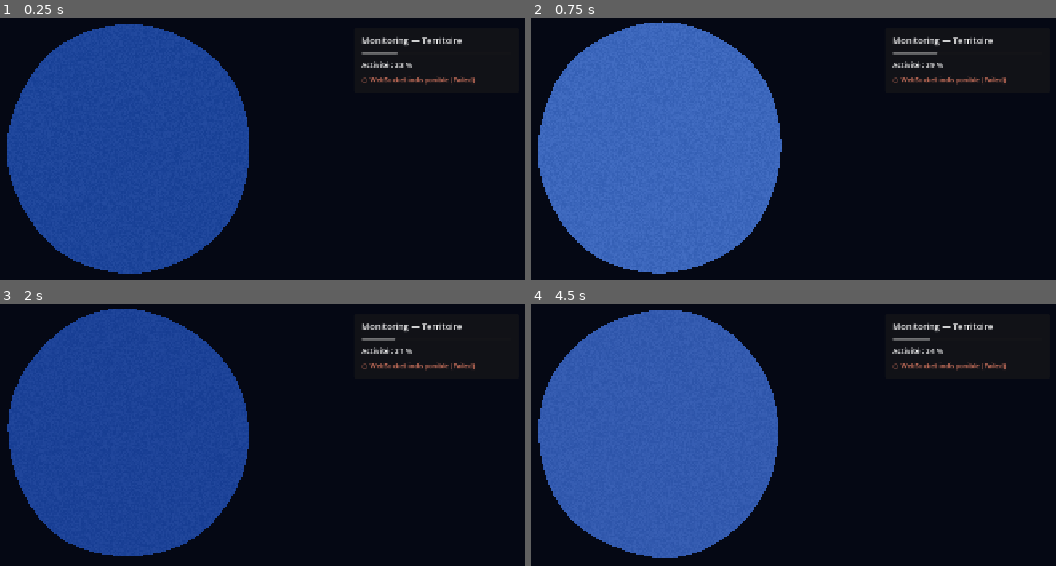
Above: before the commit, frames 1-4 (two rows, left to right).
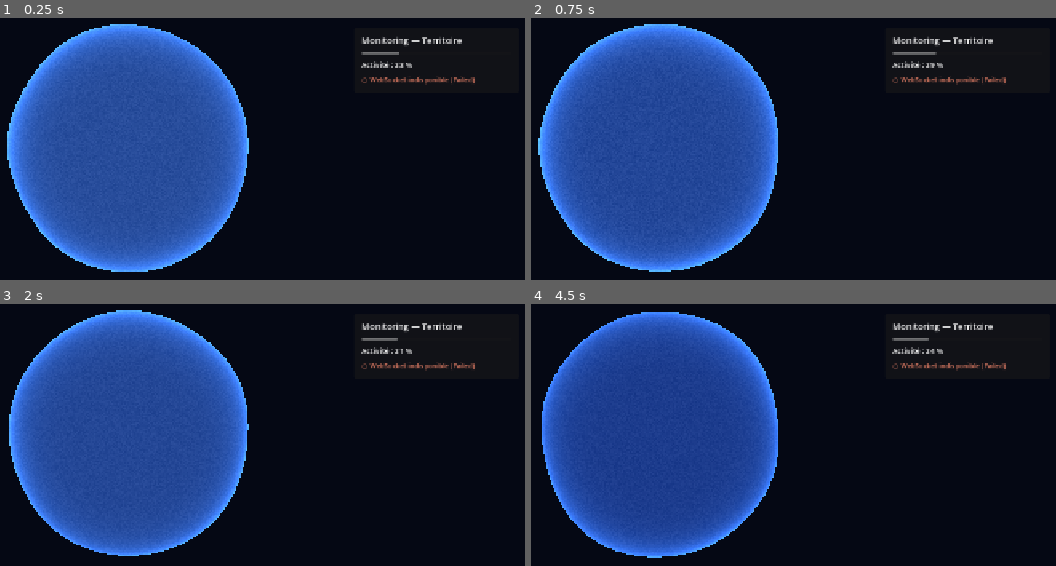
Above: after the commit, the same moments.

Repository: SovenLabs/orchestrateur
Game: Godot game, scene res://main.tscn
Two runs of this game, one before a commit and one after it. Both use one fixed random seed, a clock stepped at 60 frames per second and the inputs below.
Inputs:
- Up to frame 1 (0.25 s): no input
- Up to frame 2 (0.75 s): no input
- Up to frame 3 (2 s): no input
- Up to frame 4 (4.5 s): no input

The runs differ from the first frame. In frame 1, 12% of the frame differs, in the area x 1-76%, y 2-98%; in frame 2, 25%, in the area x 1-78%, y 1-98%; in frame 3, 10%; in frame 4, 24%.

Commit message:
Phase 16: shader v2, particules seuillees, WebSocket GDExtension (v0.17.0)

Diff:
--- a/territoire-graphique/godot-project/project.godot
+++ b/territoire-graphique/godot-project/project.godot
@@ -1,14 +1,23 @@
 ; Engine configuration file.
-; Godot 4.x — Territoire Graphique Phase 15 PoC
+; It's best edited using the editor UI and not directly,
+; since the parameters that go here are not all obvious.
+;
+; Format:
+;   [section] ; section goes between []
+;   param=value ; assign values to parameters
 
 config_version=5
+
+[animation]
+
+compatibility/default_parent_skeleton_in_mesh_instance_3d=true
 
 [application]
 
 config/name="Territoire Graphique"
 config/description="Client visuel Orchestrateur — Boule de Pixels Vivante"
 run/main_scene="res://main.tscn"
-config/features=PackedStringArray("4.3", "Forward Plus")
+config/features=PackedStringArray("4.7", "Forward Plus")
 config/icon="res://icon.svg"
 
 [autoload]
@@ -23,5 +32,4 @@
 
 [rendering]
 
-renderer/rendering_method="forward_plus"
 environment/defaults/default_clear_color=Color(0.02, 0.03, 0.08, 1)
--- a/territoire-graphique/godot-project/scripts/activity_mapper.gd
+++ b/territoire-graphique/godot-project/scripts/activity_mapper.gd
@@ -16,6 +16,10 @@
 	return clampf(base, 0.0, 1.0)
 
 
+static func clamp_intensity(value: float) -> float:
+	return clampf(value, 0.0, 1.0)
+
+
 static func fallback_idle(elapsed: float) -> float:
 	# Pulsation douce quand le daemon est hors ligne (mode dev).
-	return 0.2 + 0.1 * sin(elapsed * 1.5)
+	return clamp_intensity(0.2 + 0.1 * sin(elapsed * 1.5))
--- a/territoire-graphique/godot-project/scripts/brain_sphere.gd
+++ b/territoire-graphique/godot-project/scripts/brain_sphere.gd
@@ -1,45 +1,67 @@
 extends Node3D
-## Boule de Pixels Vivante — shader + particules réactives à l'activité daemon.
+## Boule de Pixels Vivante v2 — particules seuillées + lissage d'activité.
 
 @export var rotation_speed := 0.35
+@export var particle_activity_threshold := 0.15
+@export var smooth_speed := 5.0
+
+const MIN_PARTICLES := 8
+const MAX_PARTICLES := 280
 
 @onready var _mesh: MeshInstance3D = $Mesh
 @onready var _particles: GPUParticles3D = $Particles
 
 var activity_intensity := 0.35
+var _target_intensity := 0.35
+var _display_intensity := 0.35
 var _material: ShaderMaterial
 
 
 func _ready() -> void:
 	_material = _mesh.material_override as ShaderMaterial
-	if DaemonClient:
-		DaemonClient.activity_changed.connect(update_brain_activity)
-		update_brain_activity(activity_intensity)
+	_apply_shader_activity(_display_intensity)
 
 
 func _process(delta: float) -> void:
-	rotate_y(rotation_speed * delta * (0.5 + activity_intensity))
+	_display_intensity = lerpf(_display_intensity, _target_intensity, delta * smooth_speed)
+	activity_intensity = _display_intensity
+
+	rotate_y(rotation_speed * delta * (0.4 + _display_intensity * 0.8))
 	if _material:
 		_material.set_shader_parameter("time", Time.get_ticks_msec() / 1000.0)
-		_material.set_shader_parameter("activity", activity_intensity)
+		_apply_shader_activity(_display_intensity)
 	_update_particles()
 
 
 func update_brain_activity(intensity: float) -> void:
-	activity_intensity = clampf(intensity, 0.0, 1.0)
+	_target_intensity = ActivityMapper.clamp_intensity(intensity)
+
+
+func _apply_shader_activity(value: float) -> void:
 	if _material:
-		_material.set_shader_parameter("activity", activity_intensity)
-	_update_particles()
+		_material.set_shader_parameter("activity", value)
 
 
 func _update_particles() -> void:
 	if not _particles:
 		return
-	var amount := int(lerpf(24.0, 220.0, activity_intensity))
+
+	var above_threshold := _display_intensity >= particle_activity_threshold
+	_particles.emitting = above_threshold
+	if not above_threshold:
+		_particles.amount = 0
+		_particles.speed_scale = 0.0
+		return
+
+	var t := inverse_lerp(particle_activity_threshold, 1.0, _display_intensity)
+	var amount := int(lerpf(float(MIN_PARTICLES), float(MAX_PARTICLES), t))
 	_particles.amount = amount
+
 	var process_mat: ParticleProcessMaterial = _particles.process_material
 	if process_mat:
-		process_mat.emission_sphere_radius = lerpf(1.05, 1.35, activity_intensity)
-		process_mat.initial_velocity_min = lerpf(0.2, 1.2, activity_intensity)
-		process_mat.initial_velocity_max = lerpf(0.8, 2.5, activity_intensity)
-	_particles.speed_scale = lerpf(0.6, 1.8, activity_intensity)
+		process_mat.emission_sphere_radius = lerpf(1.02, 1.45, t)
+		process_mat.initial_velocity_min = lerpf(0.15, 1.4, t)
+		process_mat.initial_velocity_max = lerpf(0.6, 3.0, t)
+		process_mat.scale_min = lerpf(0.015, 0.04, t)
+		process_mat.scale_max = lerpf(0.04, 0.09, t)
+	_particles.speed_scale = lerpf(0.5, 2.2, t)
--- a/territoire-graphique/godot-project/scripts/daemon_client.gd
+++ b/territoire-graphique/godot-project/scripts/daemon_client.gd
@@ -130,10 +130,12 @@
 	if response.get("response") != "Health":
 		return
 	var payload: Dictionary = response.get("payload", {})
-	var intensity := ActivityMapper.from_health(
-		str(payload.get("status", "unknown")),
-		bool(payload.get("llm_available", false)),
-		bool(payload.get("embedding_available", false)),
+	var intensity := ActivityMapper.clamp_intensity(
+		ActivityMapper.from_health(
+			str(payload.get("status", "unknown")),
+			bool(payload.get("llm_available", false)),
+			bool(payload.get("embedding_available", false)),
+		)
 	)
 	activity_changed.emit(intensity)
 
@@ -155,6 +157,6 @@
 	if typeof(data) != TYPE_DICTIONARY:
 		return
 	# HTTP health ne donne pas llm/embedding — intensité modérée si daemon répond.
-	var intensity := 0.45 if data.get("status") == "ok" else 0.3
-	activity_changed.emit(intensity)
+	var raw := 0.45 if data.get("status") == "ok" else 0.3
+	activity_changed.emit(ActivityMapper.clamp_intensity(raw))
 	connection_state_changed.emit(true, "HTTP health (fallback)")
--- a/territoire-graphique/godot-project/scripts/main.gd
+++ b/territoire-graphique/godot-project/scripts/main.gd
@@ -1,6 +1,27 @@
 extends Node3D
-## Scène racine Territoire Graphique — Phase 15 PoC.
+## Scène racine Territoire Graphique — hub activité Phase 16.
+
+@onready var _brain: Node3D = $BrainSphere
+@onready var _monitoring: PanelContainer = $UI/MonitoringPanel
+
+var _current_activity := 0.35
 
 
 func _ready() -> void:
-	print("Territoire Graphique PoC — Boule de Pixels Vivante")
+	print("Territoire Graphique v2 — shader + particules + WebSocket")
+	if DaemonClient:
+		DaemonClient.activity_changed.connect(_on_activity_changed)
+		DaemonClient.connection_state_changed.connect(_on_connection_changed)
+
+
+func _on_activity_changed(intensity: float) -> void:
+	_current_activity = ActivityMapper.clamp_intensity(intensity)
+	if _brain and _brain.has_method("update_brain_activity"):
+		_brain.update_brain_activity(_current_activity)
+	if _monitoring and _monitoring.has_method("update_activity"):
+		_monitoring.update_activity(_current_activity)
+
+
+func _on_connection_changed(connected: bool, detail: String) -> void:
+	if _monitoring and _monitoring.has_method("set_connection_status"):
+		_monitoring.set_connection_status(connected, detail)
--- a/territoire-graphique/godot-project/scripts/monitoring_panel.gd
+++ b/territoire-graphique/godot-project/scripts/monitoring_panel.gd
@@ -1,23 +1,24 @@
 extends PanelContainer
-## Panneau Monitoring dockable — intensité temps réel.
+## Panneau Monitoring v2 — barre lissée + statut connexion.
 
 @onready var _bar: ProgressBar = %ActivityBar
 @onready var _label: Label = %ActivityLabel
 @onready var _status: Label = %StatusLabel
 
+var _display_value := 0.0
 
-func _ready() -> void:
-	if DaemonClient:
-		DaemonClient.activity_changed.connect(update_activity)
-		DaemonClient.connection_state_changed.connect(_on_connection_changed)
+
+func _process(delta: float) -> void:
+	if _bar:
+		_bar.value = lerpf(_bar.value, _display_value, delta * 8.0)
 
 
 func update_activity(intensity: float) -> void:
-	var pct := int(clampf(intensity, 0.0, 1.0) * 100.0)
-	_bar.value = pct
+	_display_value = ActivityMapper.clamp_intensity(intensity) * 100.0
+	var pct := int(_display_value)
 	_label.text = "Activité : %d %%" % pct
 
 
-func _on_connection_changed(connected: bool, detail: String) -> void:
+func set_connection_status(connected: bool, detail: String) -> void:
 	_status.text = ("● " if connected else "○ ") + detail
 	_status.modulate = Color(0.4, 0.9, 0.5) if connected else Color(0.9, 0.5, 0.4)
--- a/territoire-graphique/godot-project/shaders/brain_living_shader.gdshader
+++ b/territoire-graphique/godot-project/shaders/brain_living_shader.gdshader
@@ -4,22 +4,31 @@
 uniform float time : hint_range(0.0, 100000.0) = 0.0;
 uniform float activity : hint_range(0.0, 1.0) = 0.35;
 
-// Déformation sphère + glow pulsé + bruit "pixels vivants"
+// v2 — déformation organique triple + fresnel + double bruit pixels
 void vertex() {
-	float n1 = sin(VERTEX.x * 5.0 + time * 1.2) * cos(VERTEX.y * 5.0 + time * 0.9);
-	float n2 = sin(VERTEX.z * 6.0 + time * 1.5 + activity * 3.0);
-	float deform = (n1 + n2) * 0.5 * activity * 0.1;
-	VERTEX += NORMAL * deform;
+	vec3 p = VERTEX;
+	float n1 = sin(p.x * 4.2 + time * 1.1) * cos(p.y * 4.2 + time * 0.85);
+	float n2 = sin(p.z * 5.5 + time * 1.4 + activity * 3.5) * sin(p.x * 3.2 + activity * 2.0);
+	float n3 = cos(p.y * 6.2 + time * 0.55 + activity * 1.8) * cos(p.z * 2.8 + time);
+	float organic = (n1 + n2 + n3) / 3.0;
+	VERTEX += NORMAL * organic * activity * 0.12;
 }
 
 void fragment() {
-	float pulse = 0.5 + 0.5 * sin(time * (2.5 + activity * 4.0));
-	float pixel = fract(sin(dot(UV * vec2(120.0, 90.0) + time * 0.5, vec2(12.9898, 78.233))) * 43758.5453);
-	vec3 deep = vec3(0.05, 0.12, 0.45);
-	vec3 bright = vec3(0.25, 0.65, 1.0);
-	vec3 base = mix(deep, bright, activity);
-	vec3 glow = base + vec3(pulse * 0.35 * activity);
-	glow += vec3(pixel * 0.2 * activity);
+	float fresnel = pow(1.0 - abs(dot(NORMAL, VIEW)), 2.8);
+	float pulse = 0.5 + 0.5 * sin(time * (3.0 + activity * 5.0));
+	float pixel1 = fract(sin(dot(UV * vec2(150.0, 110.0) + time * 0.6, vec2(12.9898, 78.233))) * 43758.5453);
+	float pixel2 = fract(sin(dot(UV * vec2(85.0, 65.0) - time * 0.75, vec2(39.3468, 11.135))) * 22578.1459);
+	float pixels = (pixel1 + pixel2) * 0.5;
+
+	vec3 cold = vec3(0.03, 0.08, 0.38);
+	vec3 warm = vec3(0.28, 0.62, 1.0);
+	vec3 hot = vec3(0.55, 0.88, 1.0);
+	vec3 base = mix(cold, warm, activity);
+	base = mix(base, hot, activity * activity * pulse);
+
+	vec3 edge = vec3(0.25, 0.55, 1.0) * fresnel * (0.65 + activity * 0.9);
+	vec3 glow = base + edge + vec3(pixels * 0.28 * activity);
 	ALBEDO = glow;
-	EMISSION = glow * (1.0 + activity * 1.2);
+	EMISSION = glow * (1.25 + activity * 1.6 + fresnel * 0.55);
 }
Not shown, added: territoire-graphique/godot-project/icon.svg.import
Not shown, added: territoire-graphique/godot-project/scripts/activity_mapper.gd.uid
Not shown, added: territoire-graphique/godot-project/scripts/brain_sphere.gd.uid
Not shown, added: territoire-graphique/godot-project/scripts/daemon_client.gd.uid
Not shown, added: territoire-graphique/godot-project/scripts/main.gd.uid
Not shown, added: territoire-graphique/godot-project/scripts/monitoring_panel.gd.uid
Not shown, added: territoire-graphique/godot-project/shaders/brain_living_shader.gdshader.uid
Not shown, changed: Cargo.toml
Not shown, changed: README.md
Not shown, changed: crates/cli/src/main.rs
Not shown, added: docs/Phase_16_Shaders_Particules_WebSocket.md
Not shown, changed: docs/README.md
(and 4 more such lines)
